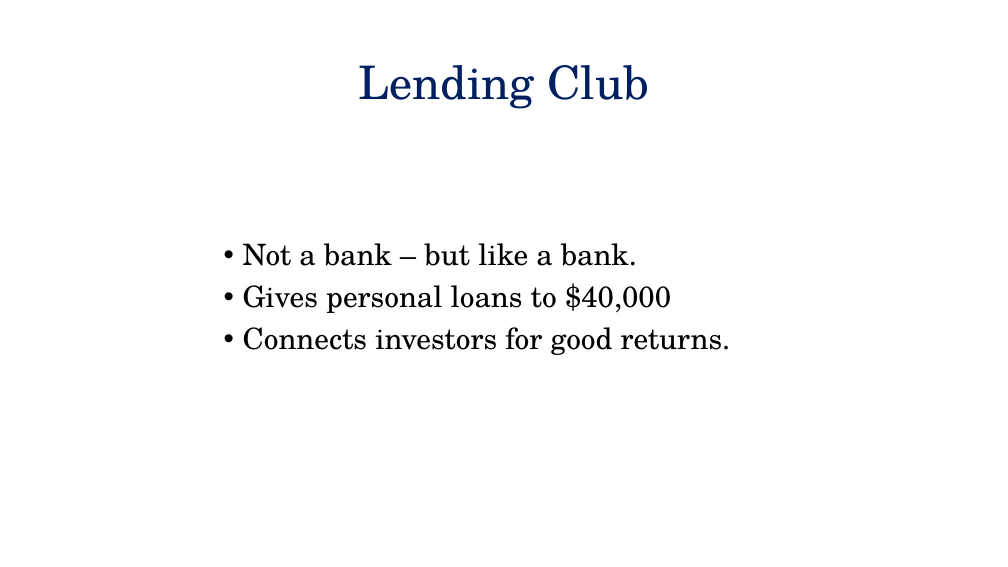
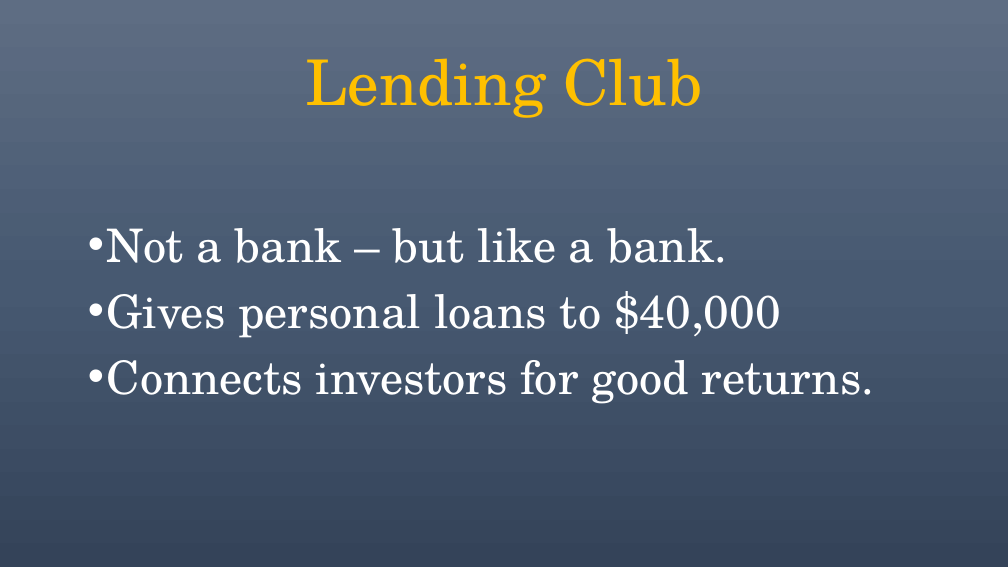
Before and after one commit to lekhnath12/CAPSTONE_II, a slide deck: slide 2 of Slide Deck.pptx. Drawn at 1008x567 pixels with LibreOffice and Linux fonts; fonts in the diff are those of the drawing. Boxes give left, top, right and bottom in pixels: in the first picture for what was removed or moved away, otherwise in the second. Text is boxed around its words. In the diff, an @@ line names an element or a change of style, - is before the commit and + after.

```diff
--- a/Slide Deck.pptx
+++ b/Slide Deck.pptx
@@ background #FFFFFF to gradient #5E6D85 to #495A73 to #35445A @@
@@ title "Lending Club" at box(306, 58, 703, 118): size 44 to 60 pt, text colour #002060 to #FFC000 @@
@@ text "Not a bank – but ...": place and size @@
-text "Not a bank – but ..." at box(243, 243, 731, 355)
+text "Not a bank – but ..." at box(107, 228, 875, 404)
@@ text "Not a bank – but ..." at box(107, 228, 875, 404): size 28 to 44 pt, text colour #000000 to #FFFFFF; line spacing 0.9 to 1 @@
```
Also in this commit, not shown: 15 other slides changed.
